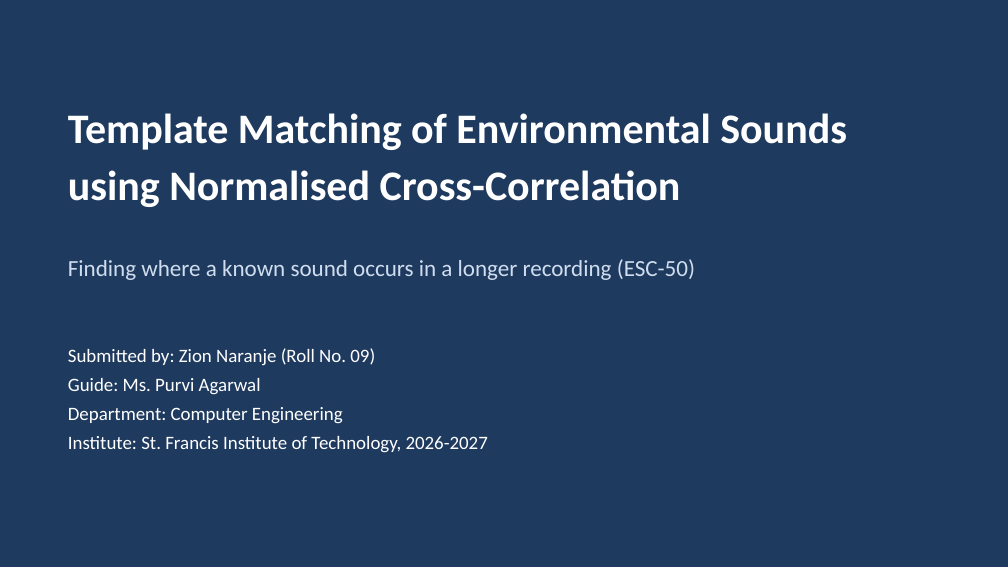
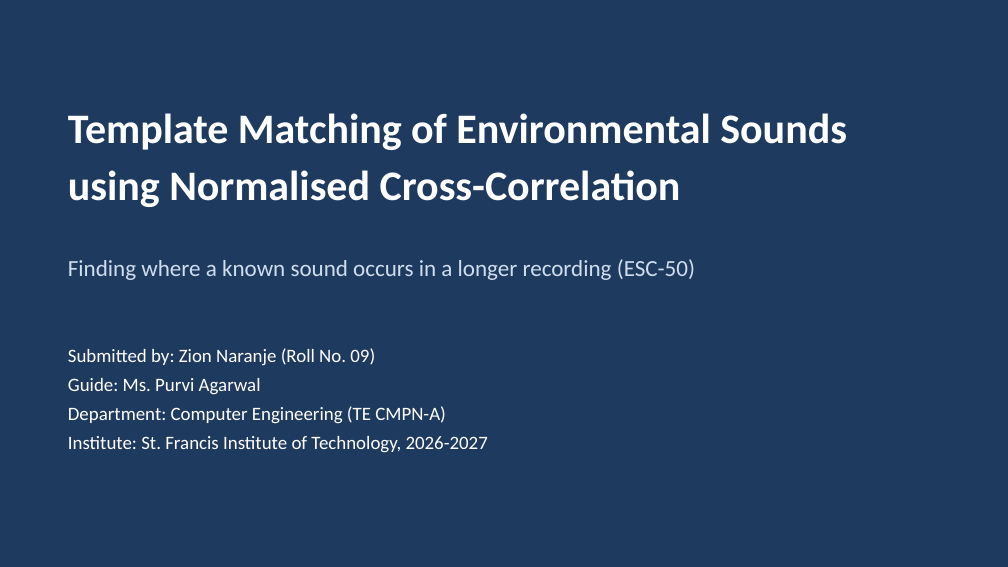
Before and after one commit to Zion-Naranje/matched-filter-pulse-detector, a slide deck: slide 1 of esc50_matching/docs/presentation.pptx. Drawn at 1008x567 pixels with LibreOffice and Linux fonts; fonts in the diff are those of the drawing. Boxes give left, top, right and bottom in pixels: in the first picture for what was removed or moved away, otherwise in the second. Text is boxed around its words. In the diff, an @@ line names an element or a change of style, - is before the commit and + after.

```diff
--- a/esc50_matching/docs/presentation.pptx
+++ b/esc50_matching/docs/presentation.pptx
@@ text at bbox=[68, 406, 446, 424]: text changed @@
-Department: Computer Engineering
+Department: Computer Engineering (TE CMPN-A)
```
Also in this commit, not shown: 3 other files.
